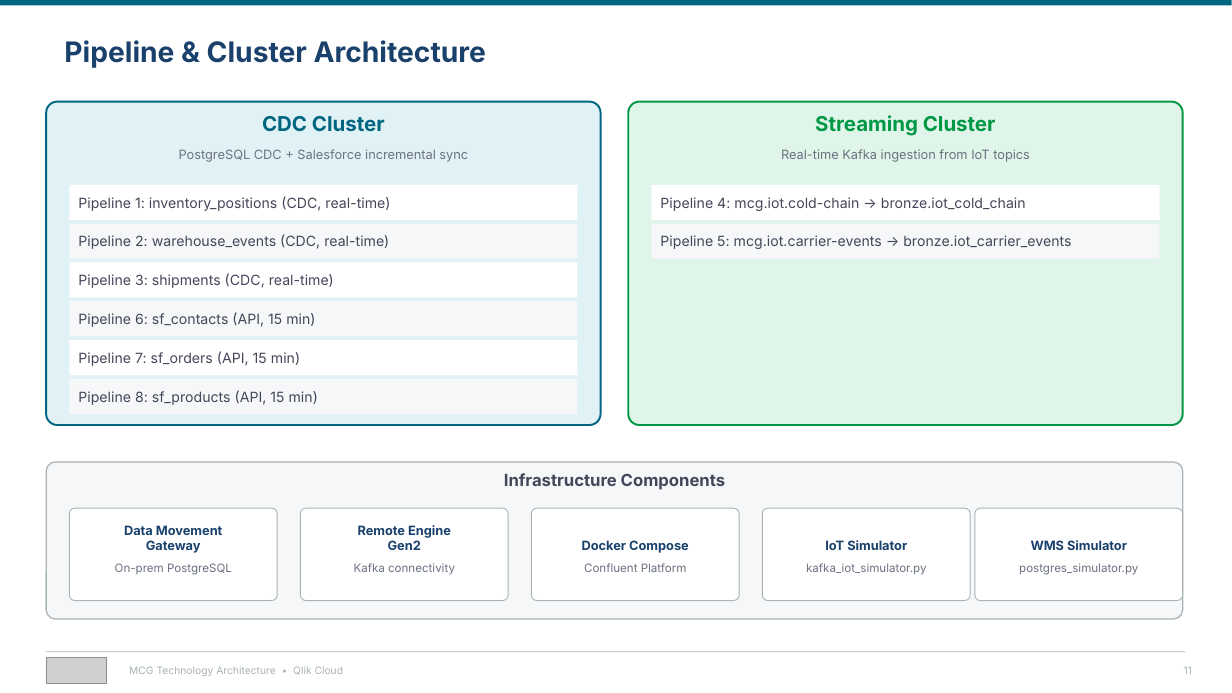
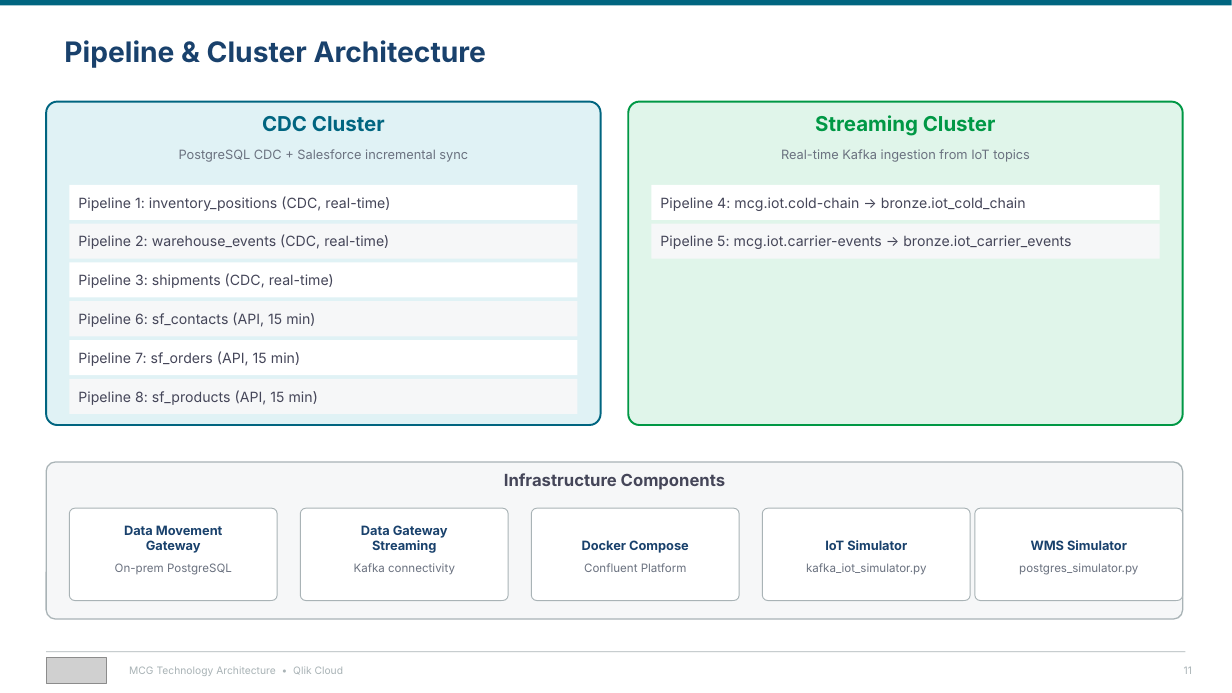
Before and after one commit to robertschoenfeldqlik/meridan_retail_group_qlik_demo_assets, a slide deck: slide 11 of MCG_Technology_Architecture.pptx. Drawn at 1232x693 pixels with LibreOffice and Linux fonts; fonts in the diff are those of the drawing; grey boxes stand for pictures. Boxes give left, top, right and bottom in pixels: in the first picture for what was removed or moved away, otherwise in the second. Text is boxed around its words. In the diff, an @@ line names an element or a change of style, - is before the commit and + after.

```diff
--- a/MCG_Technology_Architecture.pptx
+++ b/MCG_Technology_Architecture.pptx
@@ text at bbox=[361, 525, 448, 553]: text changed @@
-Remote Engine
-Gen2
+Data Gateway
+Streaming
```
Also in this commit, not shown: 1 other slide changed, 49 other files.
